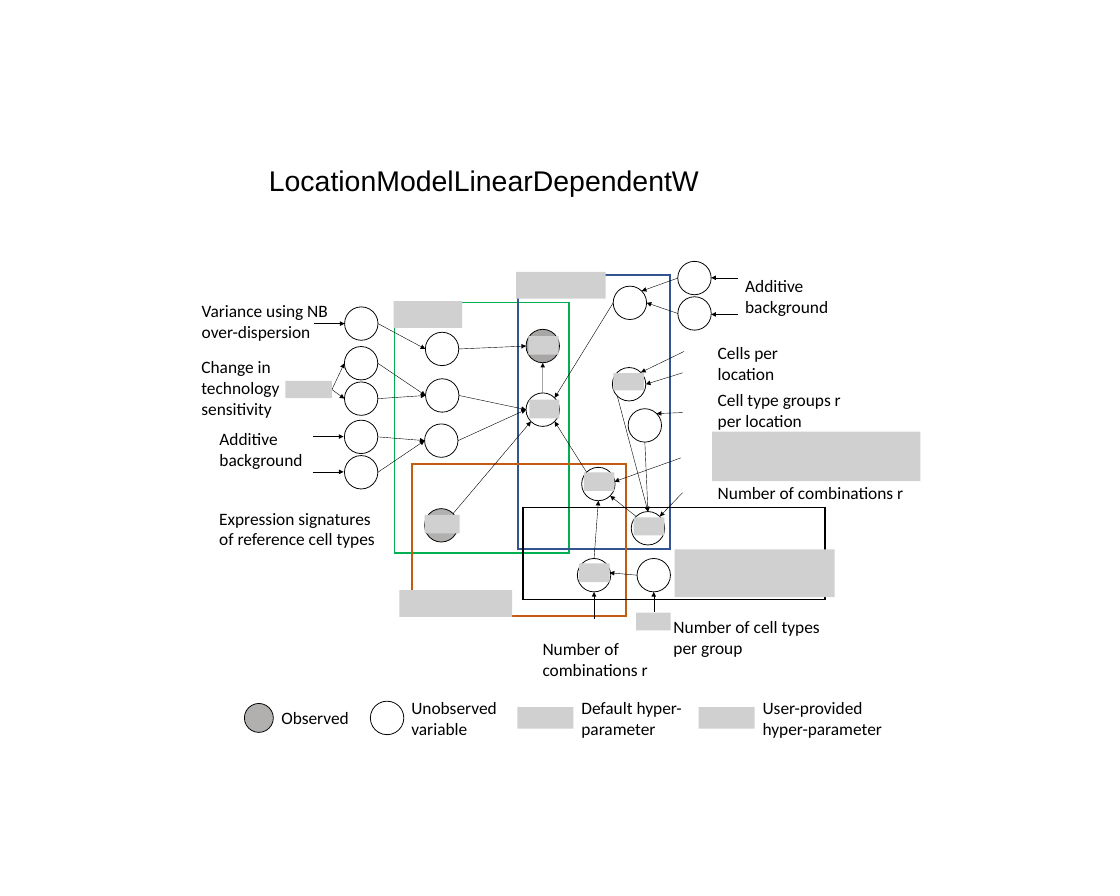
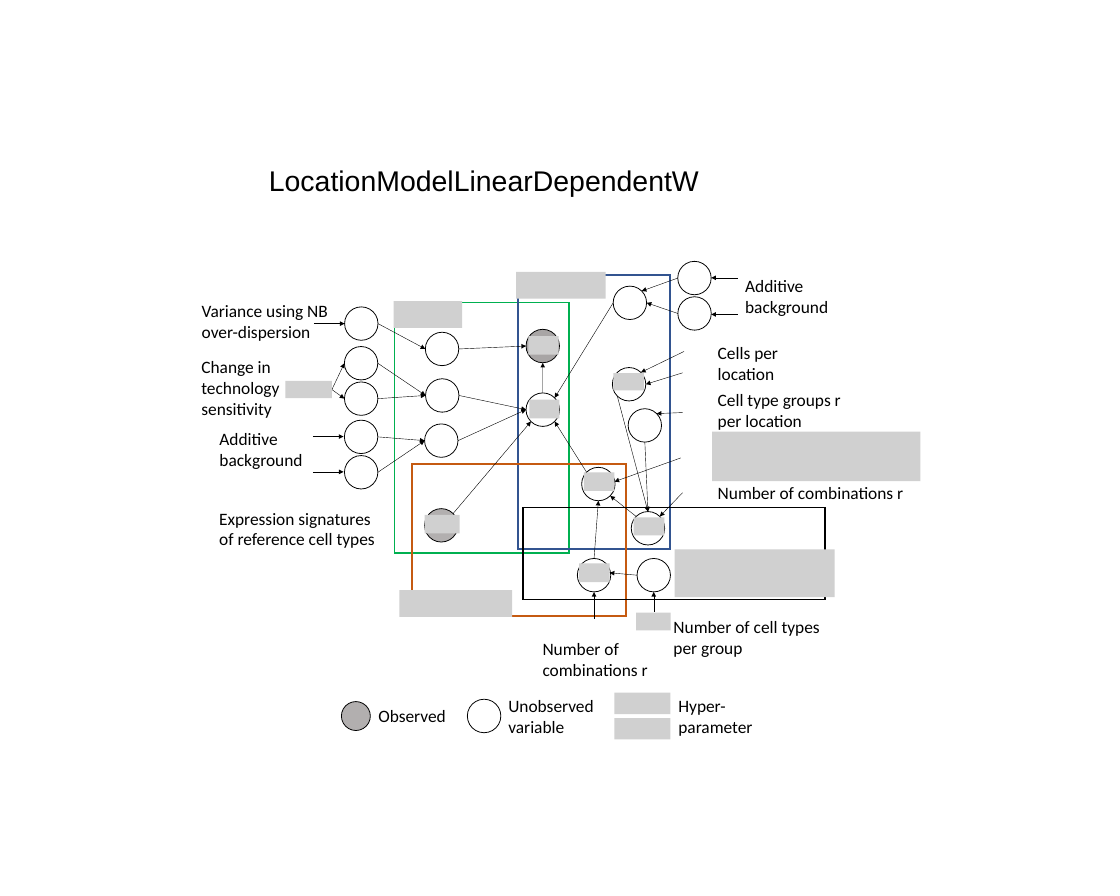
Before and after one commit to vitkl/cell2location_paper, a slide deck: slide 1 of images/LocationModelLinearDependentW.pptx. Drawn at 1120x896 pixels with LibreOffice and Linux fonts; fonts in the diff are those of the drawing; grey boxes stand for pictures; background and template pictures are left out. Boxes give left, top, right and bottom in pixels: in the first picture for what was removed or moved away, otherwise in the second. Text is boxed around its words. In the diff, an @@ line names an element or a change of style, - is before the commit and + after.

```diff
--- a/images/LocationModelLinearDependentW.pptx
+++ b/images/LocationModelLinearDependentW.pptx
@@ 2 texts, 2 ellipses: place and size @@
-2 texts, 2 ellipses at box(245, 701, 496, 735)
+2 texts, 2 ellipses at box(341, 699, 593, 733)
@@ picture removed at box(517, 707, 573, 729) @@
@@ picture added at box(614, 718, 670, 739) @@
@@ picture added at box(614, 692, 670, 714) @@
@@ text at box(678, 701, 752, 736): text changed @@
-Default hyper-parameter
+Hyper-parameter
@@ picture removed at box(699, 707, 754, 729) @@
@@ text removed at box(763, 702, 882, 738) @@
-User-provided hyper-parameter
```
Also in this commit, not shown: 1 other file.
